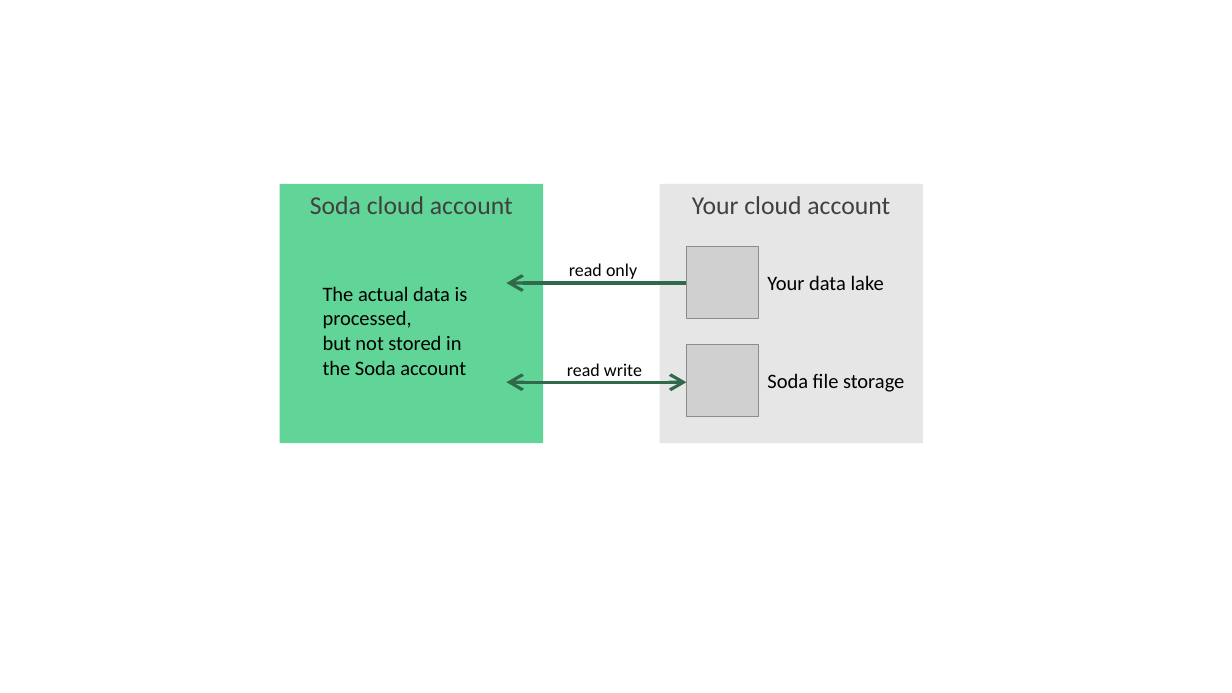
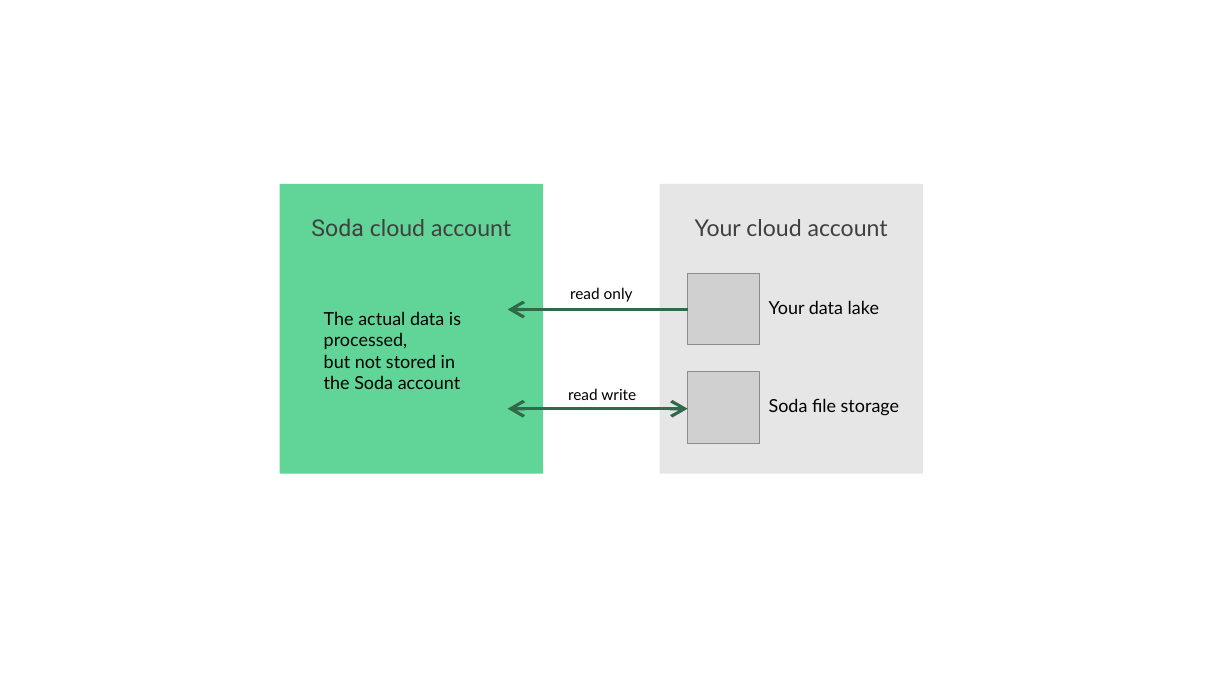
Before and after one commit to maartenmasschelein/docs, a slide deck: slide 1 of pages/img/Architecture docs images.pptx. Drawn at 1232x693 pixels with LibreOffice and Linux fonts; fonts in the diff are those of the drawing; grey boxes stand for pictures. Boxes give left, top, right and bottom in pixels: in the first picture for what was removed or moved away, otherwise in the second. Text is boxed around its words. In the diff, an @@ line names an element or a change of style, - is before the commit and + after.

```diff
--- a/pages/img/Architecture docs images.pptx
+++ b/pages/img/Architecture docs images.pptx
@@ rectangle "Soda cloud account": place and size @@
-rectangle "Soda cloud account" at <box>280,184,543,444</box>
+rectangle "Soda cloud account" at <box>280,184,543,474</box>
@@ rectangle "Soda cloud account" at <box>280,184,543,474</box>: size 20 to 18 pt; font Calibri to Roboto in "Soda"; font Calibri to Lato in "cloud account" @@
@@ rectangle "Your cloud account": place and size @@
-rectangle "Your cloud account" at <box>660,184,923,444</box>
+rectangle "Your cloud account" at <box>660,184,923,474</box>
@@ rectangle "Your cloud account" at <box>660,184,923,474</box>: size 20 to 18 pt, font Calibri to Lato @@
@@ text "read only" at <box>570,287,633,302</box>: size 14 to 12 pt, font Calibri to Lato @@
@@ text "read only": place and size @@
-text "read only" at <box>569,263,637,279</box>
+text "read only" at <box>570,287,633,302</box>
@@ text "The actual data is processed,": place and size @@
-text "The actual data is processed," at <box>323,286,468,375</box>
+text "The actual data is processed," at <box>324,311,461,389</box>
@@ 2 pictures, 1 text, 1 double arrow, 1 arrow: place and size @@
-2 pictures, 1 text, 1 double arrow, 1 arrow at <box>506,247,884,417</box>
+2 pictures, 1 text, 1 double arrow, 1 arrow at <box>507,274,879,444</box>
@@ text "read write": place and size @@
-text "read write" at <box>567,363,642,376</box>
+text "read write" at <box>568,388,636,400</box>
@@ text "read write" at <box>568,388,636,400</box>: size 14 to 12 pt, font Calibri to Lato @@
@@ size 16 to 14 pt, font Calibri to Lato in 3 elements at <box>324,311,461,389</box>, <box>769,300,879,314</box>, <box>769,398,899,416</box> @@
@@ text "Soda file storage": place and size @@
-text "Soda file storage" at <box>767,373,904,392</box>
+text "Soda file storage" at <box>769,398,899,416</box>
```
Also in this commit, not shown: 8 other files.
